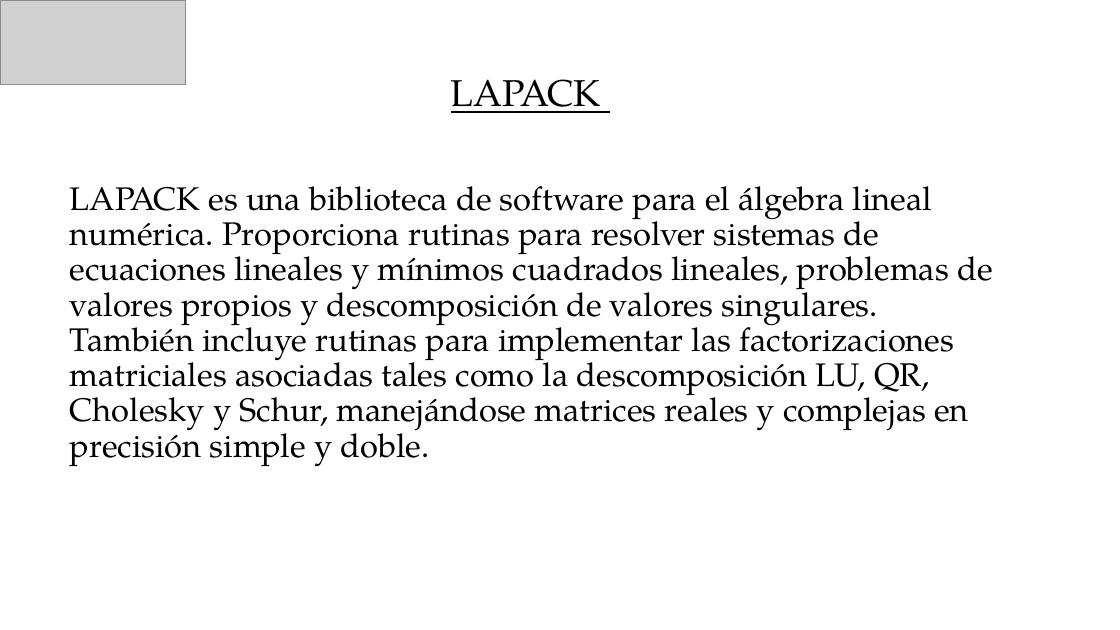
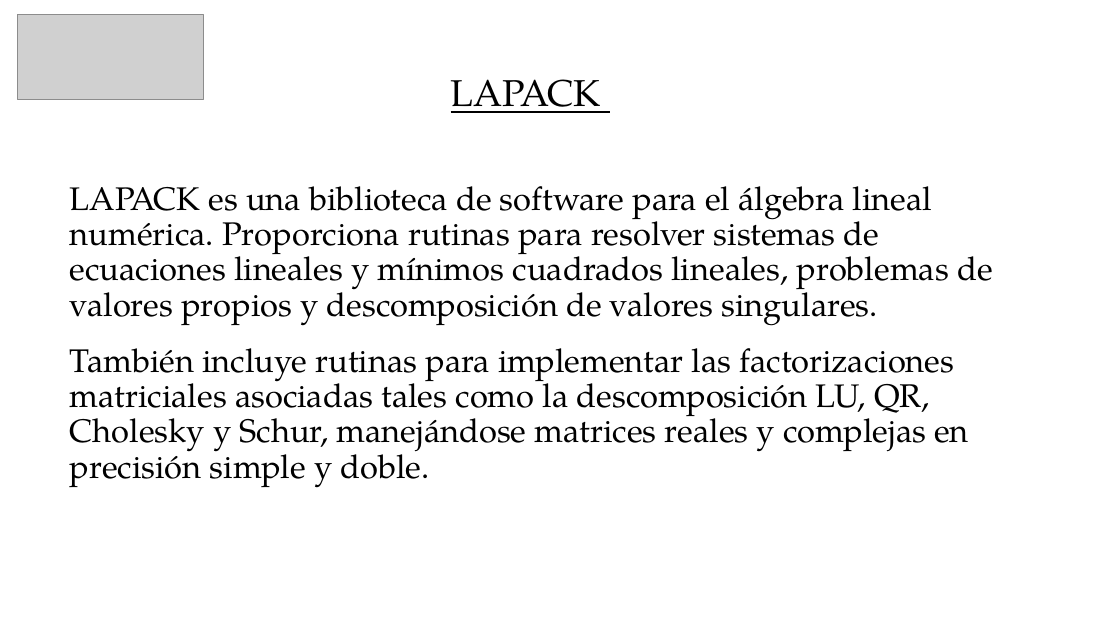
Before and after one commit to guaguaUPM/UPM, a slide deck: slide 3 of lu-lapack.pptx. Drawn at 1120x630 pixels with LibreOffice and Linux fonts; fonts in the diff are those of the drawing; grey boxes stand for pictures; background and template pictures are left out. Boxes give left, top, right and bottom in pixels: in the first picture for what was removed or moved away, otherwise in the second. Text is boxed around its words. In the diff, an @@ line names an element or a change of style, - is before the commit and + after.

Commit message:
presentacion

```diff
--- a/lu-lapack.pptx
+++ b/lu-lapack.pptx
@@ picture: place and size @@
-picture at [0, 0, 186, 85]
+picture at [18, 14, 203, 99]
@@ text at [70, 186, 993, 488]: text changed @@
-LAPACK es una biblioteca de software para el álgebra lineal numérica. Proporciona rutinas para resolver sistemas de ecuaciones lineales y mínimos cuadrados lineales, problemas de valores propios y descomposición de valores singulares. También incluye rutinas para implementar las factorizaciones matriciales asociadas tales como la descomposición LU, QR, Cholesky y Schur, manejándose matrices reales y complejas en precisión simple y doble.
+LAPACK es una biblioteca de software para el álgebra lineal numérica. Proporciona rutinas para resolver sistemas de ecuaciones lineales y mínimos cuadrados lineales, problemas de valores propios y descomposición de valores singulares.
+También incluye rutinas para implementar las factorizaciones matriciales asociadas tales como la descomposición LU, QR, Cholesky y Schur, manejándose matrices reales y complejas en precisión simple y doble.
```
Also in this commit, not shown: 6 other slides changed, 2 slides added.
